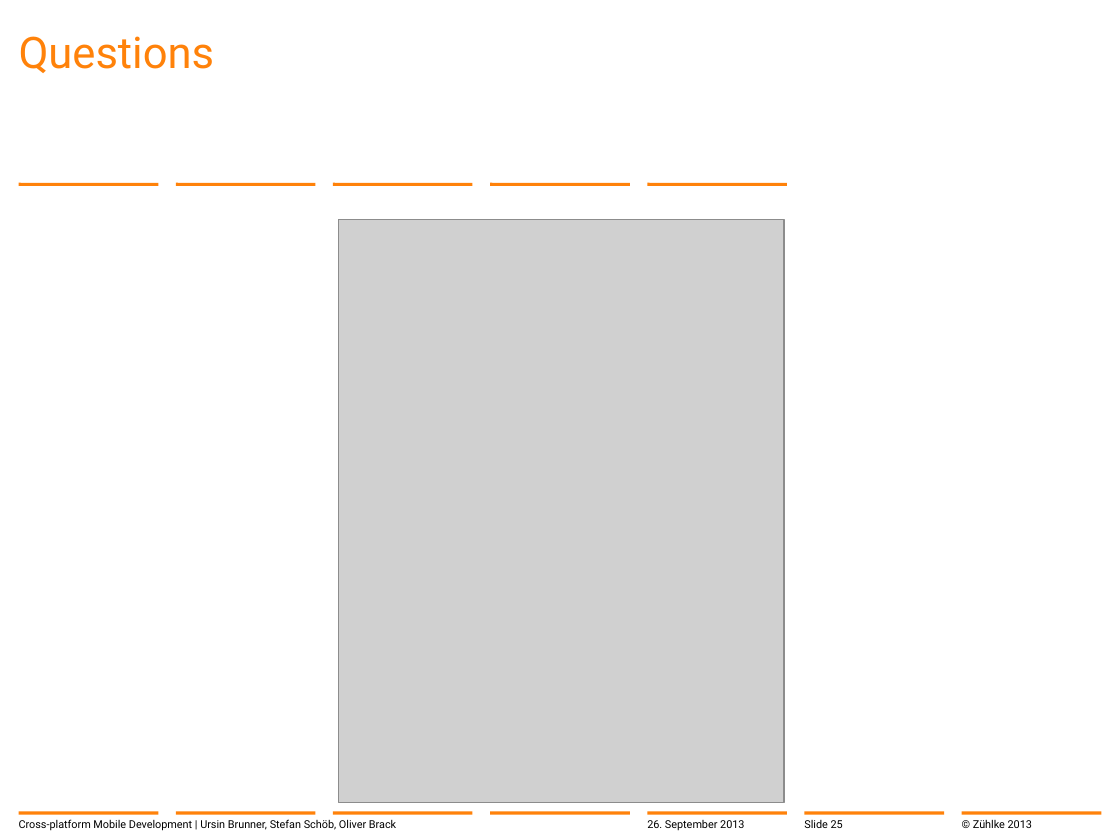
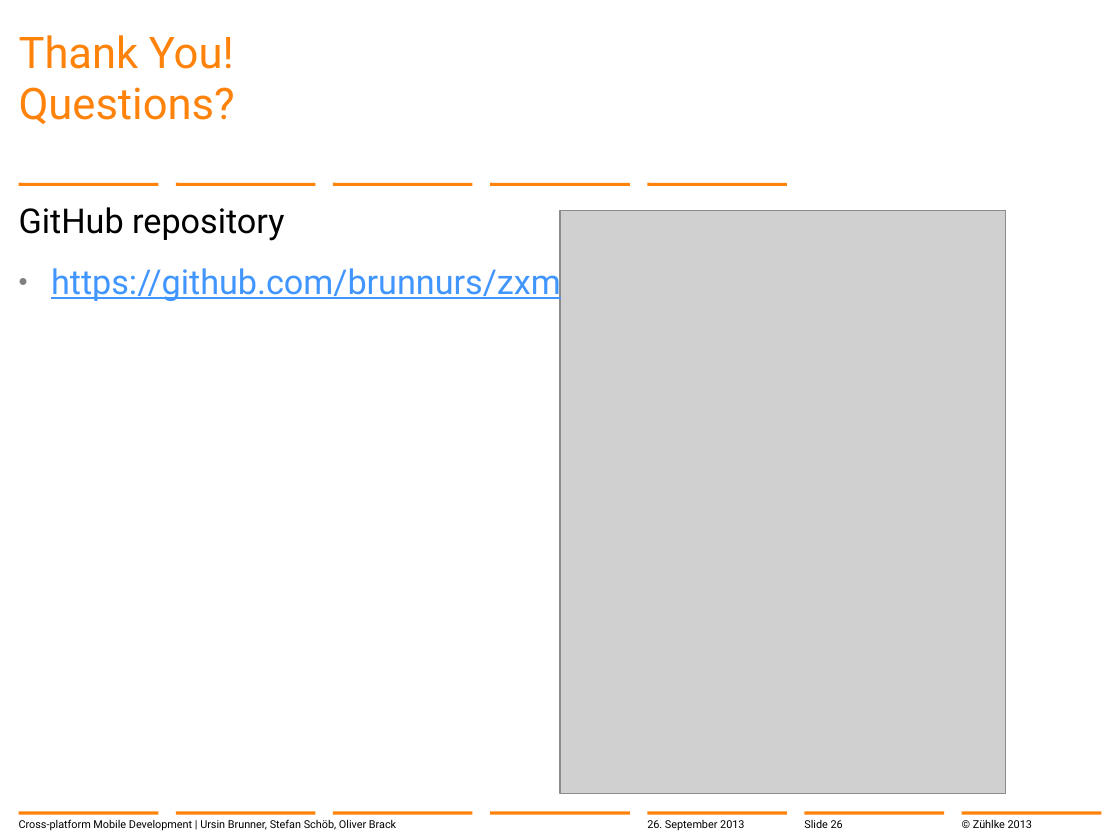
Before and after one commit to brunnurs/zxm, a slide deck: slide 26 of docs/13-09-26 Cross-platform mobile development with C#.pptx (slide 25 before the commit). Drawn at 1120x840 pixels with LibreOffice and Linux fonts; fonts in the diff are those of the drawing; grey boxes stand for pictures; background and template pictures are left out. Boxes give left, top, right and bottom in pixels: in the first picture for what was removed or moved away, otherwise in the second. Text is boxed around its words. In the diff, an @@ line names an element or a change of style, - is before the commit and + after.

```diff
--- a/docs/13-09-26 Cross-platform mobile development with C#.pptx
+++ b/docs/13-09-26 Cross-platform mobile development with C#.pptx
@@ title at <box>19,35,235,124</box>: text changed @@
-Questions
+Thank You!
+Questions?
@@ text added at <box>19,207,561,303</box>, 22 pt, text #4095FE, underline @@
+GitHub repository
+  • https://github.com/brunnurs/zxm
@@ picture: place and size @@
-picture at <box>338,220,784,803</box>
+picture at <box>560,211,1006,794</box>
```
Also in this commit, not shown: 5 other slides changed, 1 slide added.
